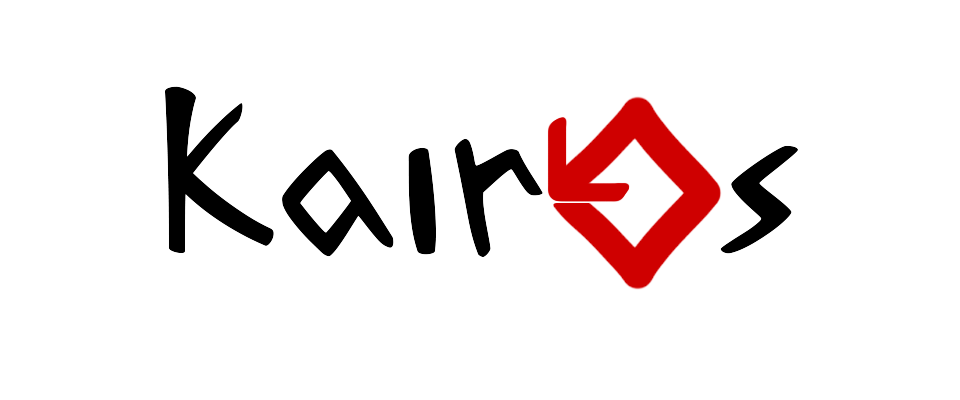
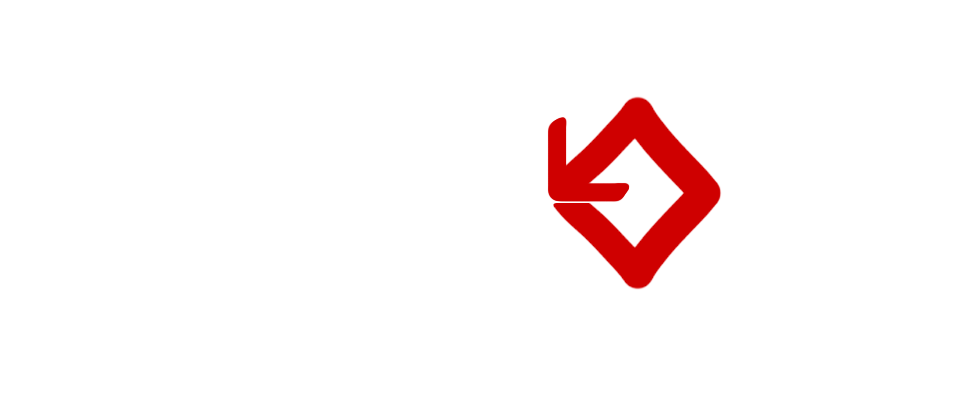
Layers edited between the first and the second w=960, h=400 image:
painted on "s" over [720, 145, 798, 254]
painted on "Kair" over [165, 86, 543, 257]